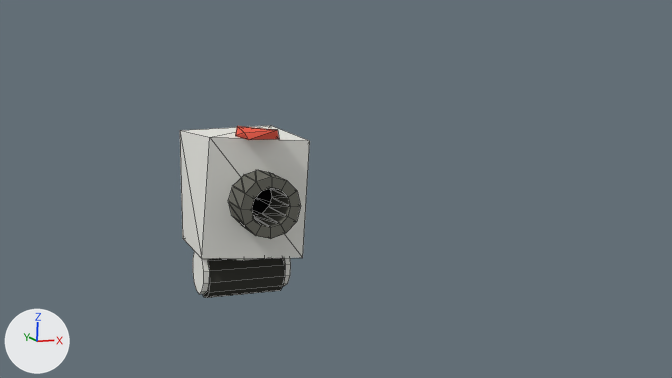
One commit to the Blender file Idees_Graphisme/Robots/3D/RobotLaveLinge/RobotLaveLinge2.blend: the scene before it, then after it.
Rendered twice from the file's camera 'Camera'. Every picture has the same lights, and +X, +Y and +Z are marked at lower left. Mesh edges are drawn as thin lines.

Objects in the first picture: 'Corps', 'Roue', 'Support roue'.
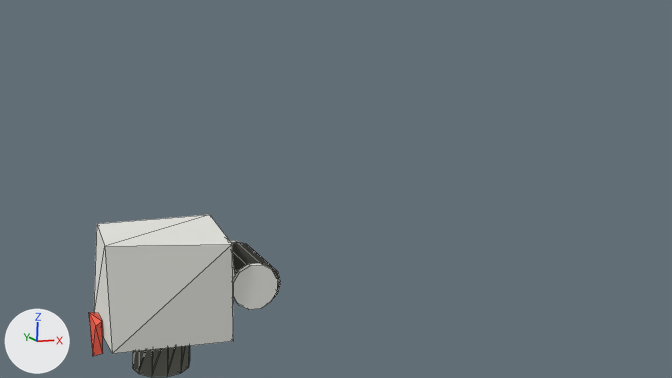
The edits, one by one:
Object 'Support roue' (ob_support_roue) moves from (-0.9, -0.02, 0.53) to (0.0, 0.87, 0.42).
Object 'Support roue' (ob_support_roue) turns from (90, 15, 90) to (95, -75, -4.9) degrees about x, y and z.
Object 'Roue' (ob_roue) moves from (0.0, -0.02, 0.4) to (0.14, -0.03, 0.4).
Object 'Roue' (ob_roue) turns from (90, 0.9, -90) to (-45, 88, 45) degrees about x, y and z.
Object 'Corps' (ob_corps) moves from (-0.04, -1.39, 2.24) to (-1.7, 0.05, -0.97).
Object 'Corps' (ob_corps) turns from (90, 0, 0) to (0, 179, 90) degrees about x, y and z.

Where the change shows, as pixel boxes [x1, y1, x2, y2] in the pictures (672 x 378 px):
'Corps', moved, turned
    before: [180, 125, 310, 259]
    after: [89, 215, 233, 377]
'Roue', moved, turned
    before: [203, 258, 285, 298]
    after: [232, 242, 281, 298]
'Support roue', moved, turned
    before: [193, 251, 291, 294]
    after: [229, 240, 278, 310]
